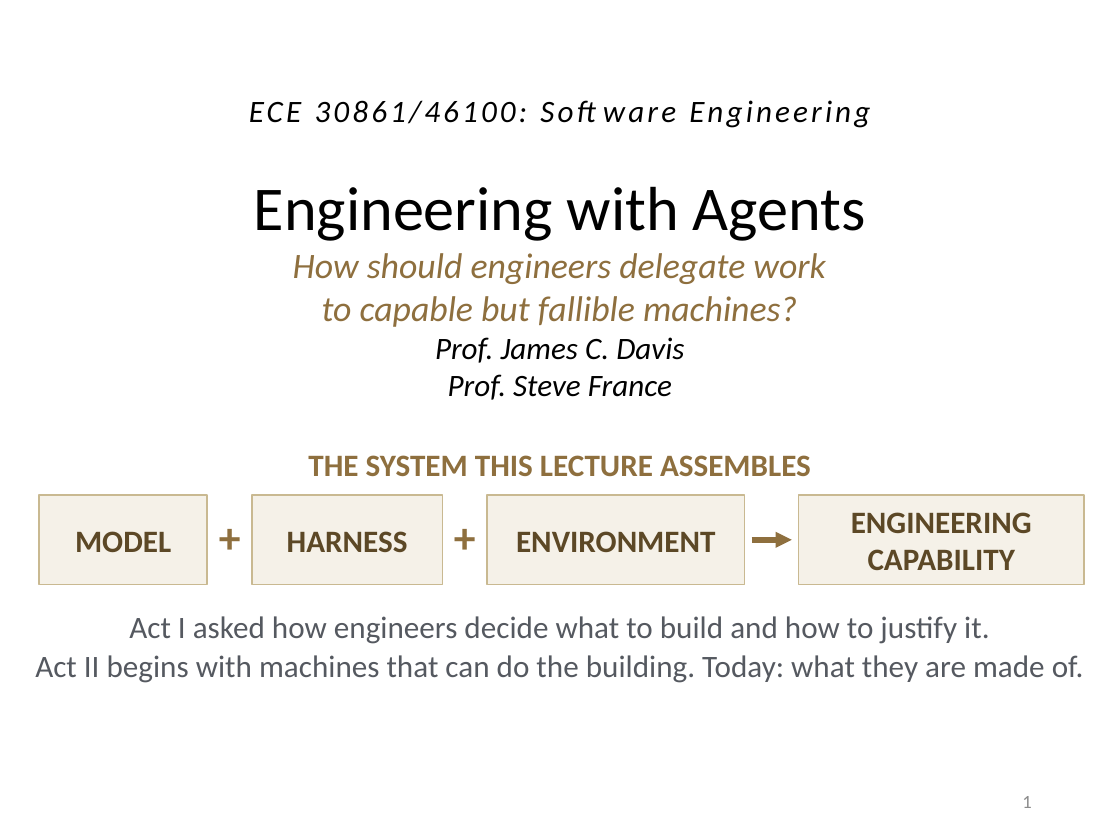
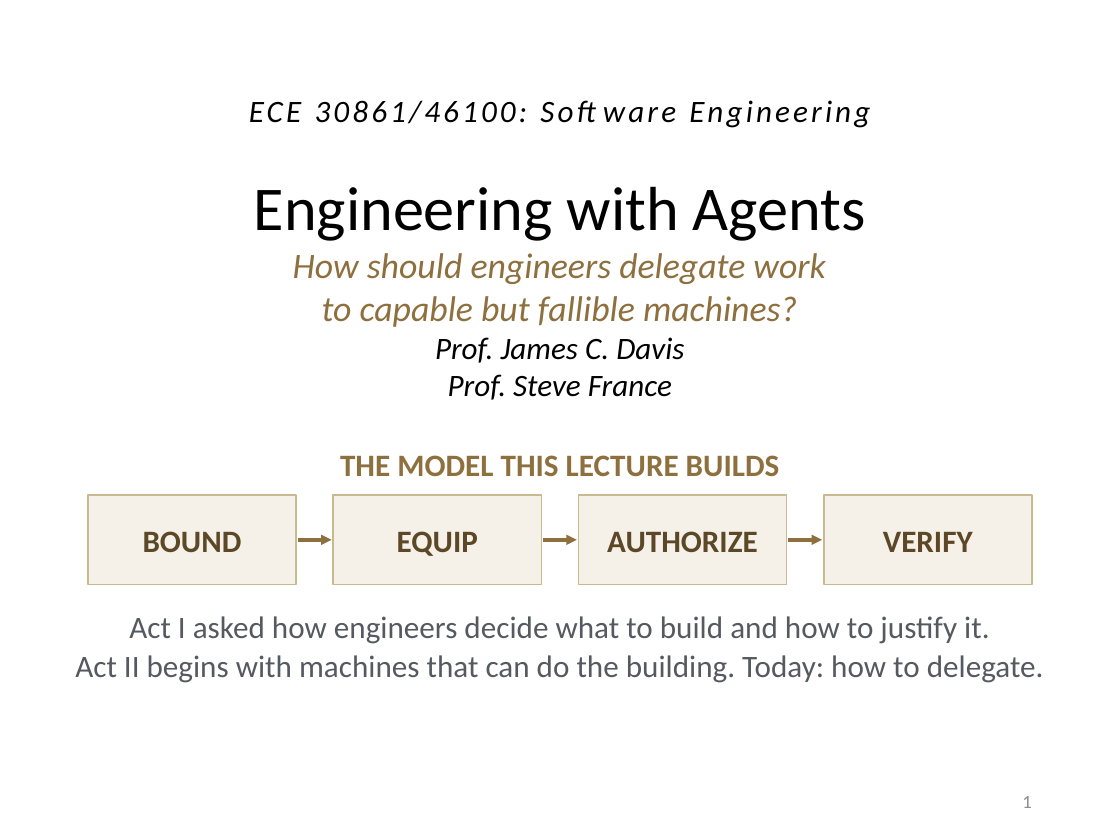
Before and after one commit to davisjam/model-based-agentic-software-engineering, a slide deck: slide 1 of course/lectures/act-2-building-systems-and-governing-changes/01-agent-levers/2-1-Agents.pptx. Drawn at 1120x840 pixels with LibreOffice and Linux fonts; fonts in the diff are those of the drawing; background and template pictures are left out. Boxes give left, top, right and bottom in pixels: in the first picture for what was removed or moved away, otherwise in the second. Text is boxed around its words. In the diff, an @@ line names an element or a change of style, - is before the commit and + after.

```diff
--- a/course/lectures/act-2-building-systems-and-governing-changes/01-agent-levers/2-1-Agents.pptx
+++ b/course/lectures/act-2-building-systems-and-governing-changes/01-agent-levers/2-1-Agents.pptx
@@ text at <box>340,455,780,477</box>: text changed @@
-THE SYSTEM THIS LECTURE ASSEMBLES
+THE MODEL THIS LECTURE BUILDS
@@ rectangle "BOUND": place and size @@
-rectangle "BOUND" at <box>39,495,207,585</box>
+rectangle "BOUND" at <box>88,495,297,585</box>
@@ rectangle removed at <box>252,495,442,585</box> @@
-HARNESS
@@ rectangle added at <box>334,495,542,585</box>, fill #F5F1E8, outline #C9B991 1 pt, 20 pt, text #5C4826, bold @@
+EQUIP
@@ rectangle removed at <box>487,495,745,585</box> @@
-ENVIRONMENT
@@ rectangle added at <box>579,495,787,585</box>, fill #F5F1E8, outline #C9B991 1 pt, 20 pt, text #5C4826, bold @@
+AUTHORIZE
@@ rectangle removed at <box>799,495,1084,585</box> @@
-ENGINEERING CAPABILITY
@@ rectangle added at <box>824,495,1033,585</box>, fill #F5F1E8, outline #C9B991 1 pt, 20 pt, text #5C4826, bold @@
+VERIFY
@@ text in rectangle at <box>143,531,242,552</box>: text changed @@
-MODEL
+BOUND
@@ text removed at <box>212,510,248,566</box> @@
-+
@@ text removed at <box>447,510,483,566</box> @@
-+
@@ arrow added from (298, 540) to (332, 540), #8E6F3E 2.25 pt @@
@@ arrow added from (543, 540) to (577, 540), #8E6F3E 2.25 pt @@
@@ arrow moved from (752, 540) - (792, 540) to (788, 540) - (822, 540) @@
@@ arrow (788, 540) - (822, 540): stroke #8E6F3E 3.5 pt to #8E6F3E 2.25 pt @@
@@ text at <box>75,655,1044,683</box>: text changed @@
-Act II begins with machines that can do the building. Today: what they are made of.
+Act II begins with machines that can do the building. Today: how to delegate.
```
Also in this commit, not shown: 14 other slides changed, 6 slides added.
